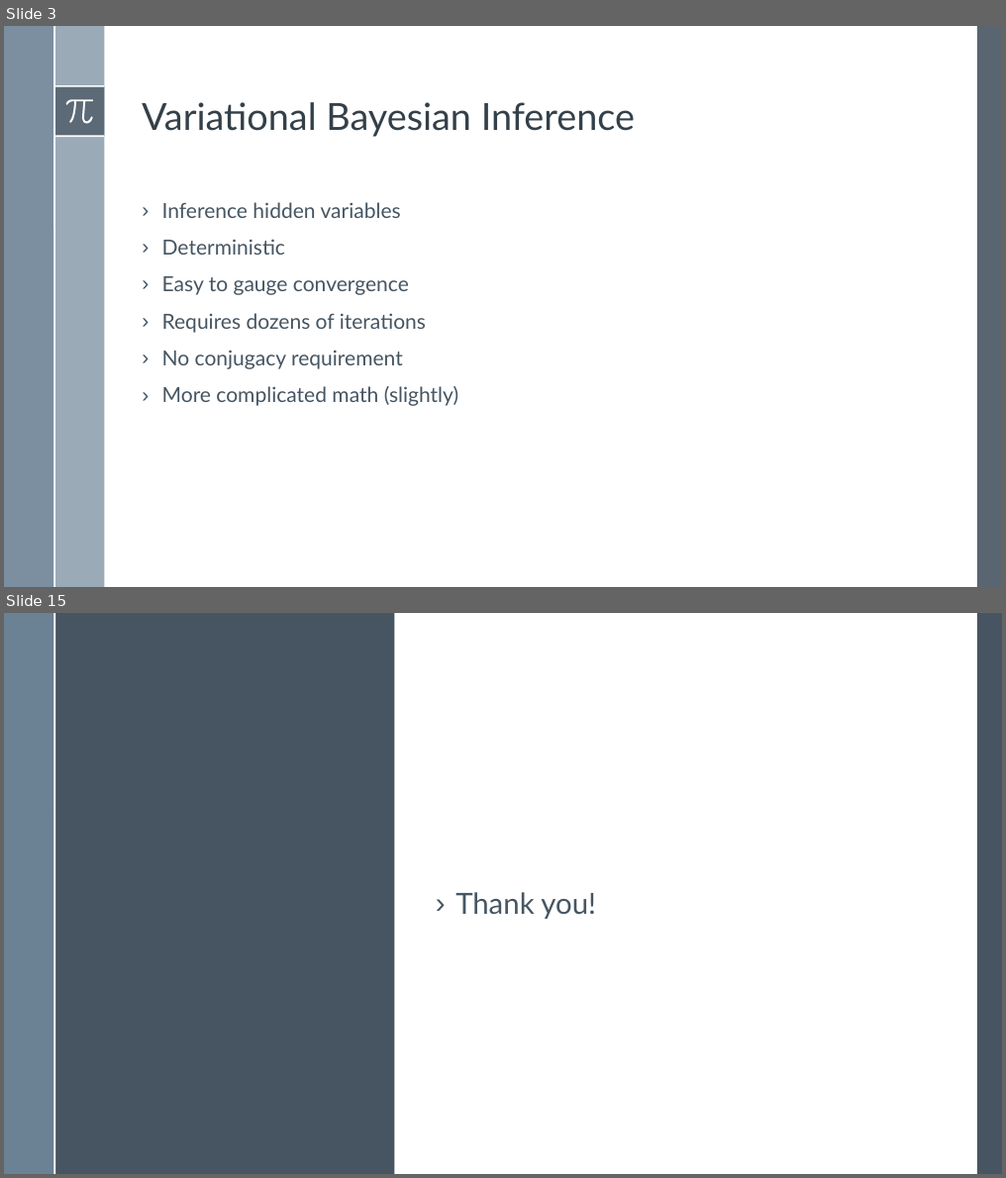
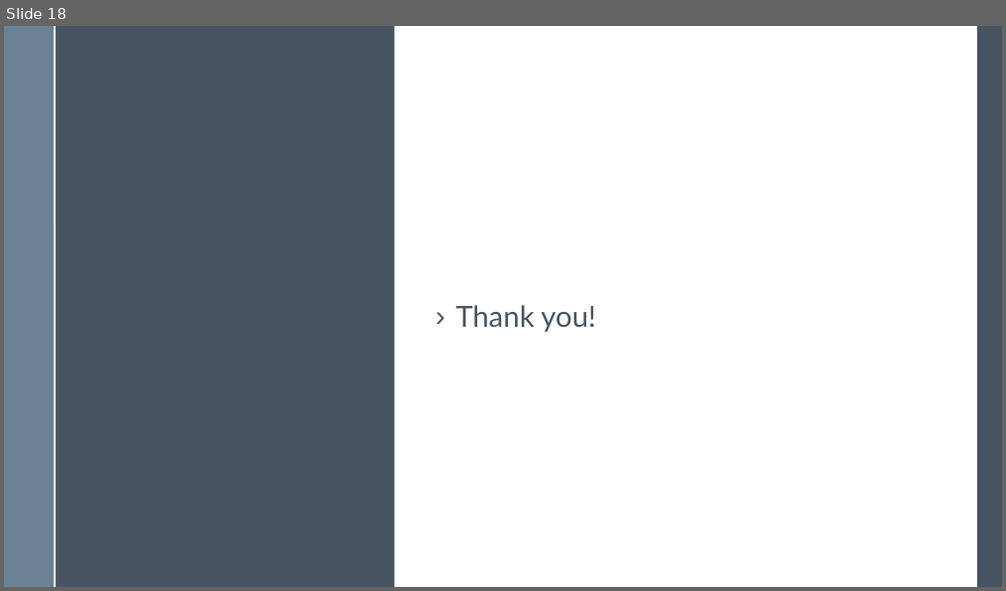
Before and after one commit to BardiaMojra/presentations, a slide deck: task_aware_variational_adversarial_active_learning/presentation.odp. Shown one above the other, each under a label of ours: slides 3 and 15 before the commit, slide 18 after it; the slides between them are not shown. The pictures are 1006x1178 and 1006x591 pixels, drawn with LibreOffice and Linux fonts; fonts in the diff are those of the drawing. Boxes give left, top, right and bottom in pixels: in the first picture for what was removed or moved away, otherwise in the second. Text is boxed around its words. In the diff, an @@ line names an element or a change of style, - is before the commit and + after.

```diff
--- a/task_aware_variational_adversarial_active_learning/presentation.odp
+++ b/task_aware_variational_adversarial_active_learning/presentation.odp
@@ slide 3 removed at <box>4,26,1002,587</box>, background #FFFFFF; not listed: 6 template elements that a slide beside it also shows @@
@@ rectangle removed at <box>977,26,1002,587</box> @@
@@ freeform shape removed at <box>66,99,94,123</box> @@
@@ text removed at <box>142,102,635,137</box> @@
-Variational Bayesian Inference
@@ text removed at <box>162,202,458,406</box> @@
-› Inference hidden variables
-› Deterministic
-› Easy to gauge convergence
-› Requires dozens of iterations
-› No conjugacy requirement
-› More complicated math (slightly)
@@ what was slide 15 is now slide 18 @@
```
Also in this commit, not shown: 17 slides added, 13 other slides removed, 34 other files.
